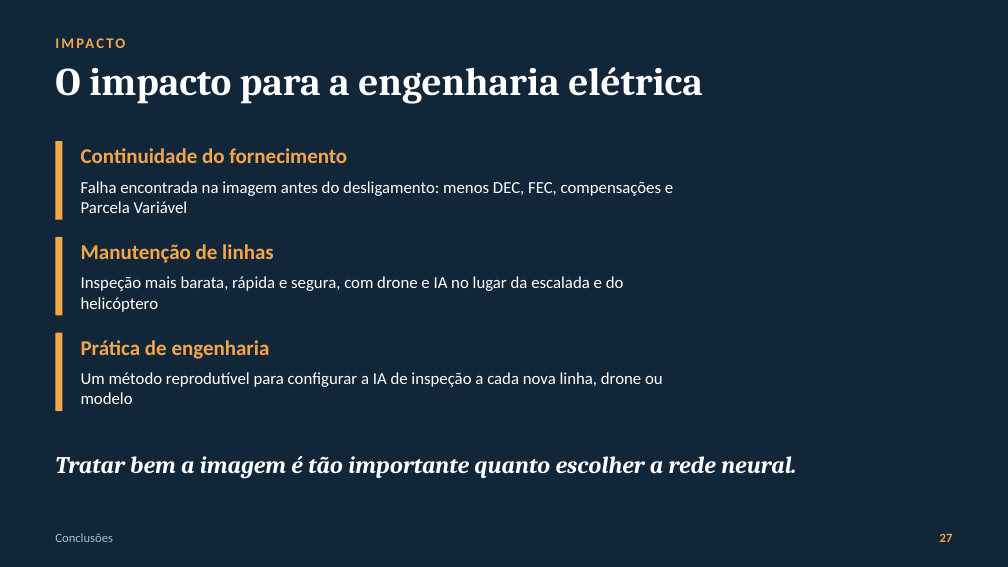
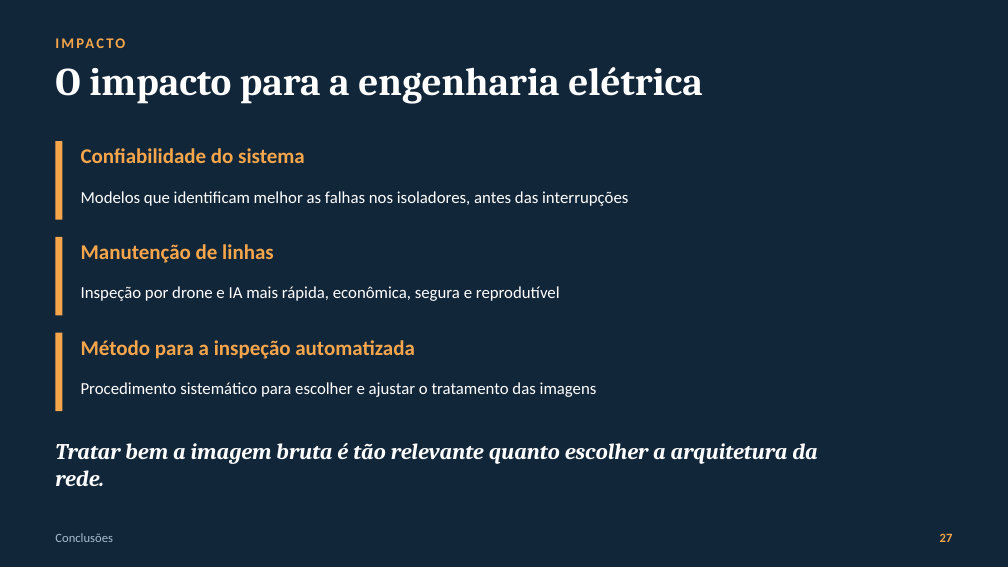
Before and after one commit to luanws/masters-thesis, a slide deck: slide 27 of presentation/defesa.pptx. Drawn at 1008x567 pixels with LibreOffice and Linux fonts; fonts in the diff are those of the drawing; background and template pictures are left out. Boxes give left, top, right and bottom in pixels: in the first picture for what was removed or moved away, otherwise in the second. Text is boxed around its words. In the diff, an @@ line names an element or a change of style, - is before the commit and + after.

```diff
--- a/presentation/defesa.pptx
+++ b/presentation/defesa.pptx
@@ text at bbox=[81, 148, 305, 163]: text changed @@
-Continuidade do fornecimento
+Confiabilidade do sistema
@@ text at bbox=[81, 191, 628, 206]: text changed @@
-Falha encontrada na imagem antes do desligamento: menos DEC, FEC, compensações e Parcela Variável
+Modelos que identificam melhor as falhas nos isoladores, antes das interrupções
@@ text at bbox=[81, 286, 560, 301]: text changed @@
-Inspeção mais barata, rápida e segura, com drone e IA no lugar da escalada e do helicóptero
+Inspeção por drone e IA mais rápida, econômica, segura e reprodutível
@@ text at bbox=[81, 340, 415, 359]: text changed @@
-Prática de engenharia
+Método para a inspeção automatizada
@@ text at bbox=[81, 382, 597, 397]: text changed @@
-Um método reprodutível para configurar a IA de inspeção a cada nova linha, drone ou modelo
+Procedimento sistemático para escolher e ajustar o tratamento das imagens
@@ text at bbox=[55, 443, 817, 486]: text changed; size 17 to 16 pt @@
-Tratar bem a imagem é tão importante quanto escolher a rede neural.
+Tratar bem a imagem bruta é tão relevante quanto escolher a arquitetura da rede.
```
Also in this commit, not shown: 19 other slides changed, 6 slides added, 13 slides removed, 3 other files.
